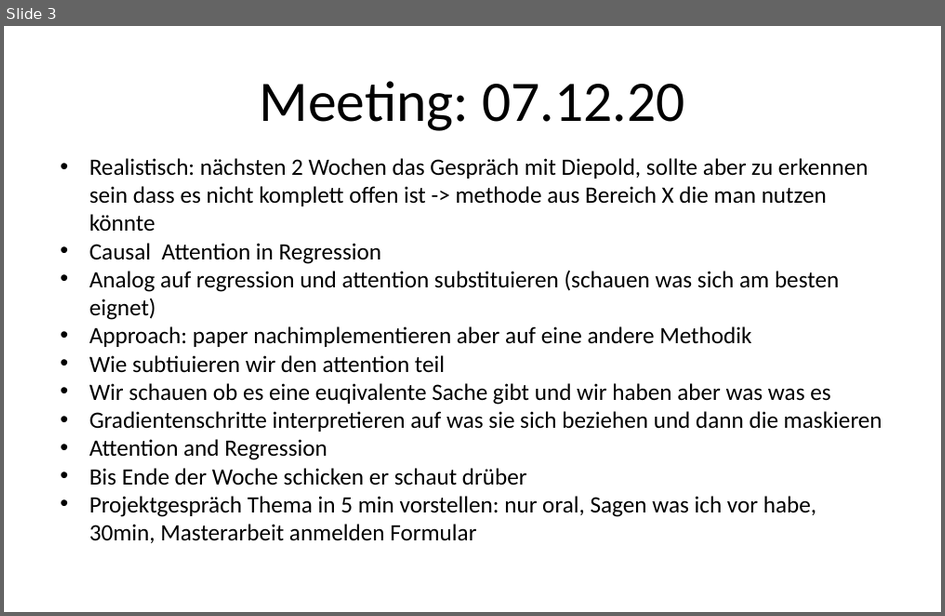
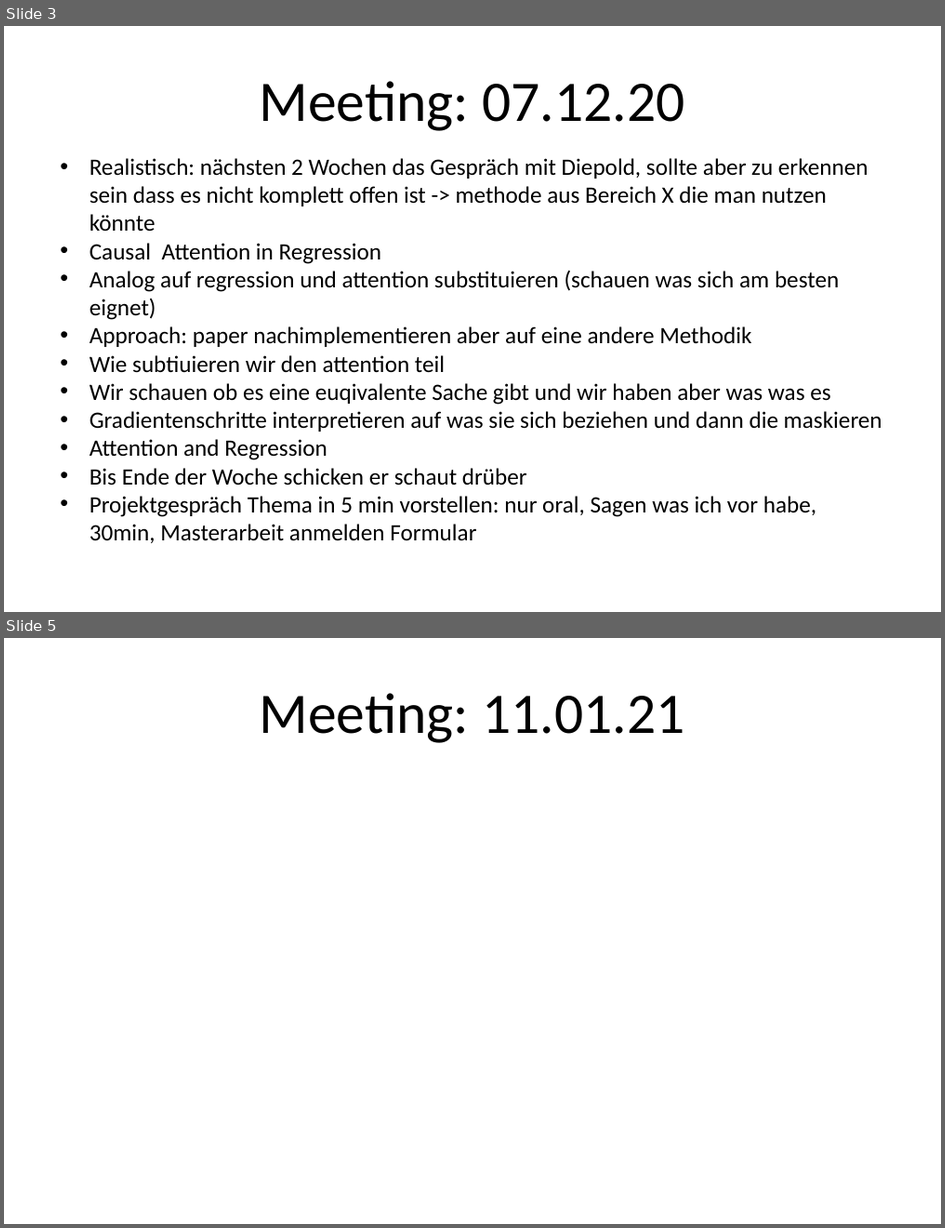
Before and after one commit to kathrinkhadra/Causal-Regularization-Master-Thesis, a slide deck: MeetingNotes.pptx. Shown one above the other, each under a label of ours: slide 3 before the commit, slides 3 and 5 after it; the slides between them are not shown. The pictures are 945x616 and 945x1228 pixels, drawn with LibreOffice and Linux fonts; fonts in the diff are those of the drawing. Boxes give left, top, right and bottom in pixels: in the first picture for what was removed or moved away, otherwise in the second. Text is boxed around its words. In the diff, an @@ line names an element or a change of style, - is before the commit and + after.

Commit message:
new meeting

```diff
--- a/MeetingNotes.pptx
+++ b/MeetingNotes.pptx
@@ slide 5 added at (4, 638, 941, 1224), background #FFFFFF @@
@@ title added at (260, 693, 685, 743), 44 pt, text #000000 @@
+Meeting: 11.01.21
```
Also in this commit, not shown: 1 other slide added, 1 other file.
